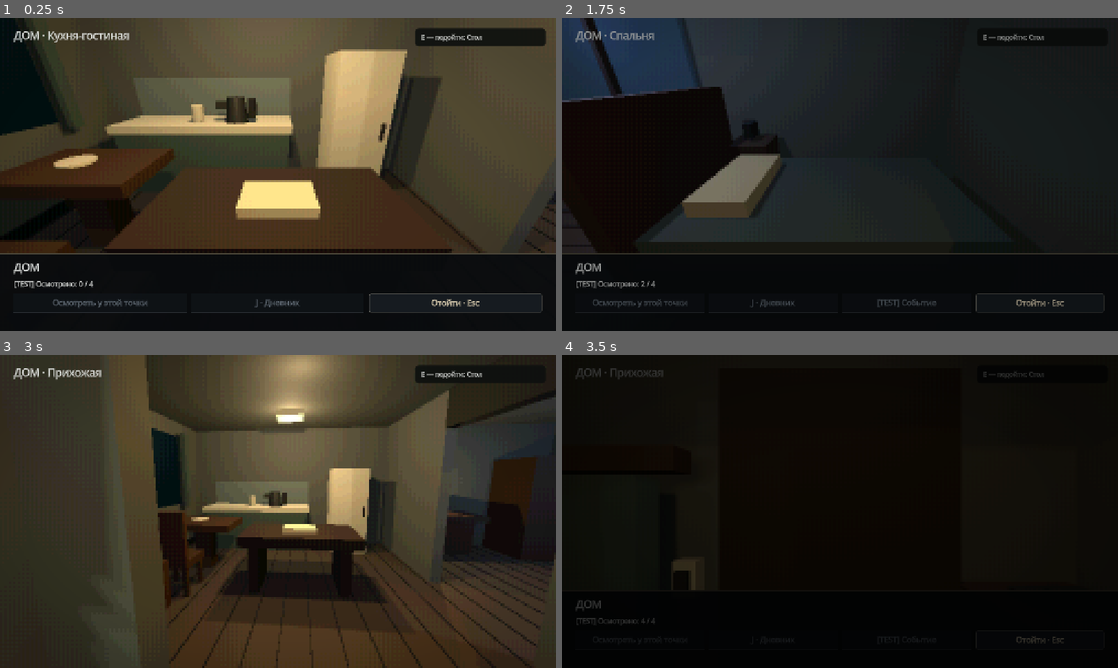
Above: before the commit, frames 1-4 (two rows, left to right).
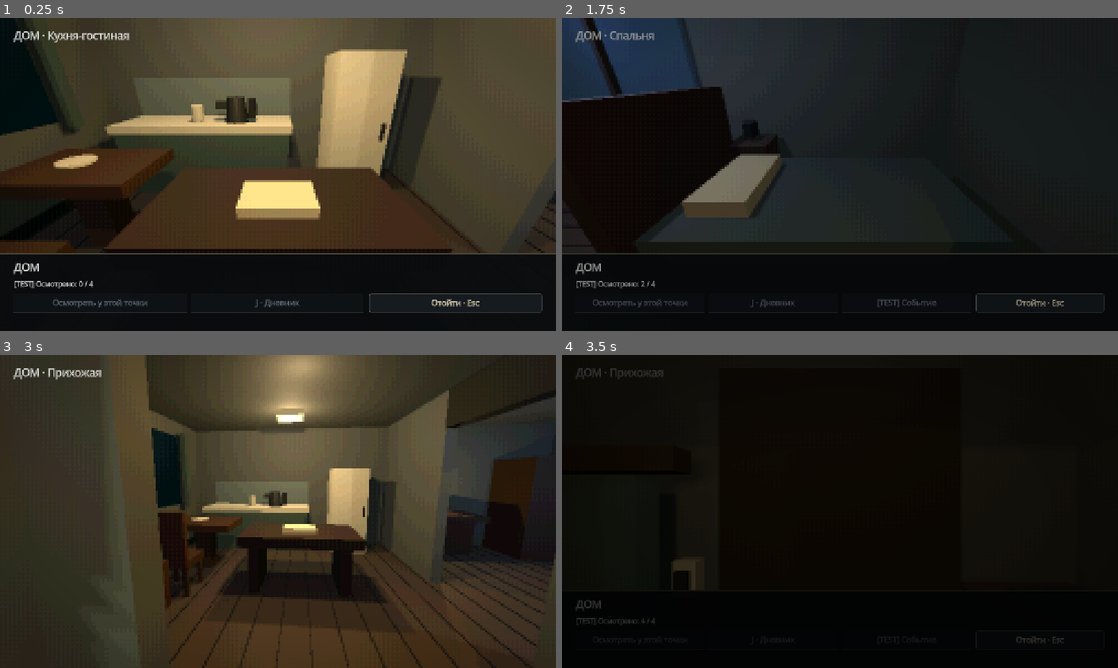
Above: after the commit, the same moments.

Repository: ZetMGC/Dark-Alone
Game: Godot game, scene res://tests/home_target_test.tscn
Two runs of this game, one before a commit and one after it. Both use one fixed random seed, a clock stepped at 60 frames per second and the inputs below. This scene is started directly instead of the project's main scene.
Inputs (mouse positions are in pixels of both pictures, inside the frame that each line leads up to):
- Up to frame 1 (0.25 s): no input
- Up to frame 2 (1.75 s): tap Enter at 0.5 s; move the mouse to (867, 174) at 0.52 s; hold W (move_forward) 0.53-1.25 s; hold E (interact) 0.53-1.25 s; click (867, 174) at 0.67 s; tap B (serve) at 0.8 s; drag from (728, 190) to (812, 237) at 1.27 s
- Up to frame 3 (3 s): move the mouse to (333, 442) at 2.02 s; hold D (move_right) 2.03-2.75 s; tap F at 2.1 s; click (333, 442) at 2.17 s; tap 1 at 2.3 s; drag from (250, 574) to (111, 464) at 2.77 s
- Up to frame 4 (3.5 s): no input

The runs differ from the first frame. In frame 1, 1.3% of the frame differs, in the area x 74-99%, y 3-10%; in frame 2, 0.1%; in frame 3, 0.7%; in frame 4, less than 0.1%.

Commit message:
feat: bind passive information and contextual actions to objects

Diff:
--- /dev/null
+++ b/scenes/ui/context_bubble_style.tres
@@ -0,0 +1,17 @@
+[gd_resource type="StyleBoxFlat" format=3]
+
+[resource]
+bg_color = Color(0.075, 0.085, 0.09, 0.78)
+border_width_left = 1
+border_width_top = 1
+border_width_right = 1
+border_width_bottom = 1
+border_color = Color(0.64, 0.6, 0.5, 0.55)
+corner_radius_top_left = 10
+corner_radius_top_right = 10
+corner_radius_bottom_left = 10
+corner_radius_bottom_right = 10
+content_margin_left = 18.0
+content_margin_right = 18.0
+content_margin_top = 12.0
+content_margin_bottom = 12.0
--- a/scenes/ui/dialogue_bubble_panel.tscn
+++ b/scenes/ui/dialogue_bubble_panel.tscn
@@ -2,6 +2,8 @@
 
 [ext_resource type="PackedScene" path="res://scenes/ui/dialogue_panel.tscn" id="1"]
 [ext_resource type="Script" path="res://scripts/ui/dialogue_bubble_panel.gd" id="2"]
+
+[ext_resource type="StyleBox" path="res://scenes/ui/context_bubble_style.tres" id="context_style"]
 
 [sub_resource type="SystemFont" id="SpeechRegular"]
 font_names = PackedStringArray("Arial", "Noto Sans", "DejaVu Sans")
@@ -28,21 +30,6 @@
 content_margin_top = 7.0
 content_margin_bottom = 7.0
 
-[sub_resource type="StyleBoxFlat" id="SpeechStyle"]
-bg_color = Color(0.075, 0.085, 0.09, 0.78)
-border_width_left = 1
-border_width_top = 1
-border_width_right = 1
-border_width_bottom = 1
-border_color = Color(0.64, 0.6, 0.5, 0.55)
-corner_radius_top_left = 10
-corner_radius_top_right = 10
-corner_radius_bottom_left = 10
-corner_radius_bottom_right = 10
-content_margin_left = 18.0
-content_margin_right = 18.0
-content_margin_top = 12.0
-content_margin_bottom = 12.0
 
 [node name="DialoguePanel" instance=ExtResource("1")]
 script = ExtResource("2")
@@ -51,7 +38,7 @@
 unique_name_in_owner = true
 visible = false
 mouse_filter = 2
-theme_override_styles/panel = SubResource("SpeechStyle")
+theme_override_styles/panel = ExtResource("context_style")
 
 [node name="Content" type="VBoxContainer" parent="Screen/VoiceBubble"]
 layout_mode = 2
--- a/scripts/home/home_exploration.gd
+++ b/scripts/home/home_exploration.gd
@@ -20,8 +20,10 @@
 var house: Node3D
 var _house_inspection: bool = false
 @onready var _notice = preload("res://scripts/ui/notice_bubble.gd").new()
+@onready var object_context = preload("res://scripts/ui/object_context_bubble.gd").new()
 var _feedback: Label
 var _feedback_remaining: float = 0
+var feedback_target: Interactable3D
 
 @onready var rig: AnchorCamera = $AnchorCamera
 @onready var interaction: InteractionController = $InteractionController
@@ -51,12 +53,14 @@
 		state = shared_state
 	state.changed.connect(_refresh)
 	interaction.configure(rig.view)
+	$HomeHUD/Screen.add_child(object_context)
+	if free_roam:
+		object_context.configure(interaction, rig.view)
 	if free_roam and not _configure_surfaces():
 		return false
 	interaction.prompt_changed.connect(func(text: String) -> void:
 		%Prompt.text = text
-		if not text.is_empty():
-			_notice.show_hint(text, "interact")
+
 	)
 	rig.transition_started.connect(func(_from: StringName, _to: StringName) -> void: _refresh())
 	rig.anchor_reached.connect(func(_id: StringName) -> void: _refresh())
@@ -117,6 +121,10 @@
 	return _inspection != &"" or _event != &"" or _house_inspection
 
 
+func house_information_allowed() -> bool:
+	return _world_enabled()
+
+
 func house_actions_allowed() -> bool:
 	return _world_enabled() and not (rig as FreeRoamCamera).focus_active
 
@@ -131,9 +139,9 @@
 
 
 func house_feedback(text: String) -> void:
-	if is_instance_valid(_feedback):
-		_feedback.text = text
-		_feedback_remaining = 4.0
+	if is_instance_valid(feedback_target):
+		feedback_target.context_feedback = text
+		object_context.refresh_context()
 
 
 func _world_enabled() -> bool:
@@ -303,6 +311,8 @@
 func handle_input(event: InputEvent) -> bool:
 	if _session == null or _session.mode != NarrativeSession.HOME or event.is_echo() or not rig.view.is_current():
 		return false
+	if object_context.handle_input(event):
+		return true
 	if event.is_action_pressed("toggle_menu") and _has_inspection():
 		close_inspection(false)
 		return true
--- a/scripts/home/house_interior.gd
+++ b/scripts/home/house_interior.gd
@@ -71,8 +71,12 @@
 	target.collision_mask = 0
 	target.monitoring = false
 	target.caption = caption
-	target.action = action
+	target.action = func() -> void:
+		home.feedback_target = target
+		action.call()
+		home.feedback_target = null
 	var primary: Node3D = parts[0]
+	target.context_anchor = primary
 	target.allowed = func() -> bool: return home.house_actions_allowed() and home.rig.view.global_position.distance_to(primary.global_position) <= 2.5
 	add_child(target)
 	for part: Node3D in parts:
@@ -85,6 +89,11 @@
 
 func _inspect(id: String, parts: Array, title: String, text: String) -> void:
 	_bind(id, parts, func() -> String: return "осмотреть: " + title, func() -> void: home.show_house_inspection(title, text))
+	actions[id].context_title = title
+	actions[id].context_description = text.replace(" J — открыть дневник.", "")
+	actions[id].context_passive = true
+	var primary: Node3D = parts[0]
+	actions[id].allowed = func() -> bool: return home.house_information_allowed() and home.rig.view.global_position.distance_to(primary.global_position) <= 2.5
 
 
 func _light(id: String, position: Vector3, color: Color, energy: float) -> OmniLight3D:
--- a/scripts/home/targets/house_action_target.gd
+++ b/scripts/home/targets/house_action_target.gd
@@ -19,5 +19,5 @@
 
 
 func interact() -> void:
-	if is_available() and action.is_valid():
+	if not context_passive and is_available() and action.is_valid():
 		action.call()
--- a/scripts/interaction/interactable_3d.gd
+++ b/scripts/interaction/interactable_3d.gd
@@ -17,3 +17,26 @@
 
 func interact() -> void:
 	pass
+
+
+# Пассивные сведения не требуют команды и не изменяют игровой мир.
+var context_title: String = ""
+var context_description: String = ""
+var context_feedback: String = ""
+var context_passive: bool = false
+var context_anchor: Node3D
+
+func get_context_actions() -> Array[Dictionary]:
+	if context_passive or not is_available():
+		return []
+	var caption := get_prompt().trim_prefix("E — ").trim_prefix("E  ")
+	var result: Array[Dictionary] = []
+	if not caption.is_empty():
+		result.append({"id": &"interact", "text": caption})
+	return result
+
+func activate_context_action(id: StringName) -> bool:
+	if id != &"interact" or context_passive or not is_available():
+		return false
+	interact()
+	return true
--- a/scripts/interaction/interaction_controller.gd
+++ b/scripts/interaction/interaction_controller.gd
@@ -15,6 +15,7 @@
 var _surfaces: Dictionary = {}
 
 var _view: Camera3D
+var hit_position: Vector3 = Vector3.ZERO
 var _target: Interactable3D
 var _enabled: bool = true
 var _last_prompt: String = ""
@@ -86,6 +87,7 @@
 	var query := PhysicsRayQueryParameters3D.create(origin, end, 3)
 	query.collide_with_areas = true
 	var hit := _view.get_world_3d().direct_space_state.intersect_ray(query)
+	hit_position = hit.get("position", end)
 	var collider := hit.get("collider") as CollisionObject3D
 	var target := collider as Interactable3D
 	if target == null and is_instance_valid(collider) and _surfaces.has(collider.get_instance_id()):
--- a/scripts/main/main.gd
+++ b/scripts/main/main.gd
@@ -81,6 +81,8 @@
 		return
 	_configured = true
 	_interaction.configure(_rig.view)
+	if free_roam_enabled:
+		_hud.object_context.configure(_interaction, _rig.view)
 	if free_roam_enabled:
 		_interaction.reach = 3.0
 		_trigger.show_marker = false
@@ -206,6 +208,9 @@
 	# Поиск дневника получает буквы J/T/B, не игровые горячие клавиши.
 	if (get_viewport().gui_get_focus_owner() is LineEdit or get_viewport().gui_get_focus_owner() is TextEdit) and not event.is_action_pressed("toggle_menu"):
 		return
+	if free_roam_enabled and _session.mode == NarrativeSession.EXPLORATION and _hud.object_context.handle_input(event):
+		get_viewport().set_input_as_handled()
+		return
 	if is_instance_valid(_home) and _home.handle_input(event):
 		get_viewport().set_input_as_handled()
 		return
@@ -421,6 +426,7 @@
 	if not _configured or not _narrative_ready:
 		return
 	var exploration := _session.mode == NarrativeSession.EXPLORATION
+	_hud.object_context.enabled = exploration
 	var walking_dialogue := free_roam_enabled and _session.mode == NarrativeSession.DIALOGUE
 	var focused := free_roam_enabled and (_rig as FreeRoamCamera).focus_active
 	($DialoguePanel as DialogueBubblePanel).set_response_input_enabled(not focused and _session.mode == NarrativeSession.DIALOGUE)
--- a/scripts/ui/interaction_reticle.gd
+++ b/scripts/ui/interaction_reticle.gd
@@ -10,7 +10,7 @@
 		amount = 0.0
 		return
 	var target: Interactable3D = interaction.get_target() if is_instance_valid(interaction) else null
-	var active := is_instance_valid(target) and target.is_available()
+	var active := is_instance_valid(target) and target.is_available() and not target.context_passive
 	amount = lerpf(amount, 1.0 if active else 0.0, 1.0 - exp(-delta / 0.12))
 	queue_redraw()
 func _draw() -> void:
--- a/scripts/ui/navigation_hud.gd
+++ b/scripts/ui/navigation_hud.gd
@@ -11,6 +11,7 @@
 signal leave_workstation_requested
 
 @onready var _notice = preload("res://scripts/ui/notice_bubble.gd").new()
+@onready var object_context = preload("res://scripts/ui/object_context_bubble.gd").new()
 var _buttons: Dictionary = {}
 var _shift_number: int = 1
 var _free_roam: bool = false
@@ -27,6 +28,7 @@
 
 func _ready() -> void:
 	$Screen.add_child(_notice)
+	$Screen.add_child(object_context)
 	_prompt.hide()
 	for button in [%Resume, %OpenSettings, %SettingsBack, %Quit, %ResetPreferences, %ResetCamera, %NewGame]:
 		button.custom_minimum_size = Vector2(300, 40)
@@ -94,8 +96,7 @@
 
 func set_prompt(prompt: String) -> void:
 	_prompt.text = prompt
-	if not prompt.is_empty():
-		_notice.show_hint(prompt, "interact")
+
 
 
 func show_notice(message: String) -> void:
--- /dev/null
+++ b/scripts/ui/object_context_bubble.gd
@@ -0,0 +1,99 @@
+extends PanelContainer
+## Сведения и действия существуют лишь пока прицел держится на предмете.
+var interaction: InteractionController
+var camera: Camera3D
+var target: Interactable3D
+var enabled: bool = true
+var selected: int = 0
+var actions: Array[Dictionary] = []
+var text_label: Label
+
+func _ready() -> void:
+	mouse_filter = Control.MOUSE_FILTER_IGNORE
+	z_index = 20
+	custom_minimum_size.x = 280
+	add_theme_stylebox_override("panel", preload("res://scenes/ui/context_bubble_style.tres"))
+	text_label = Label.new()
+	text_label.autowrap_mode = TextServer.AUTOWRAP_WORD_SMART
+	text_label.mouse_filter = Control.MOUSE_FILTER_IGNORE
+	text_label.add_theme_font_size_override("font_size", 16)
+	text_label.add_theme_color_override("font_color", Color(0.86, 0.85, 0.79))
+	var font := SystemFont.new()
+	font.font_names = PackedStringArray(["Arial", "Noto Sans", "DejaVu Sans"])
+	font.multichannel_signed_distance_field = true
+	text_label.add_theme_font_override("font", font)
+	add_child(text_label)
+	hide()
+
+func configure(controller: InteractionController, view: Camera3D) -> void:
+	interaction = controller
+	camera = view
+
+func _process(_delta: float) -> void:
+	refresh_context()
+
+func refresh_context() -> void:
+	if not enabled or not is_instance_valid(interaction) or not is_instance_valid(camera) or not camera.is_current():
+		clear_context()
+		return
+	var current := interaction.get_target()
+	if not is_instance_valid(current) or not current.is_available():
+		clear_context()
+		return
+	if current != target:
+		if is_instance_valid(target):
+			target.context_feedback = ""
+		selected = 0
+	target = current
+	actions.assign(target.get_context_actions())
+	selected = clampi(selected, 0, maxi(0, actions.size() - 1))
+	var lines: PackedStringArray = []
+	if not target.context_title.is_empty():
+		lines.append(target.context_title)
+	if not target.context_description.is_empty():
+		lines.append(target.context_description)
+	if not target.context_feedback.is_empty():
+		lines.append(target.context_feedback)
+	for index in actions.size():
+		lines.append(("› " if index == selected else "   ") + "%d  %s" % [index + 1, actions[index].text])
+	if lines.is_empty():
+		clear_context()
+		return
+	var world := target.context_anchor.global_position if is_instance_valid(target.context_anchor) else interaction.hit_position
+	var viewport_size := get_viewport_rect().size
+	var point := camera.unproject_position(world)
+	if camera.is_position_behind(world) or not Rect2(Vector2.ZERO, viewport_size).has_point(point):
+		clear_context()
+		return
+	text_label.text = "\n".join(lines)
+	size = Vector2(280, 0)
+	position = (point + Vector2(20, -size.y * 0.5)).clamp(Vector2(12, 12), (viewport_size - size - Vector2(12, 12)).max(Vector2(12, 12)))
+	show()
+
+func clear_context() -> void:
+	if is_instance_valid(target):
+		target.context_feedback = ""
+	hide()
+	target = null
+	actions.clear()
+	selected = 0
+
+func handle_input(event: InputEvent) -> bool:
+	if not enabled or not is_visible_in_tree() or actions.is_empty() or event.is_echo():
+		return false
+	# Нельзя выполнить действие прежней цели после отведения взгляда.
+	if not is_instance_valid(target) or interaction.get_target() != target or not target.is_available():
+		clear_context()
+		return false
+	if event is InputEventMouseButton and event.pressed and event.button_index in [MOUSE_BUTTON_WHEEL_UP, MOUSE_BUTTON_WHEEL_DOWN]:
+		selected = posmod(selected + (-1 if event.button_index == MOUSE_BUTTON_WHEEL_UP else 1), actions.size())
+		return true
+	if event is InputEventKey and event.pressed:
+		var key: int = event.physical_keycode if event.physical_keycode != 0 else event.keycode
+		var index := selected if key == KEY_F else int(key - KEY_1)
+		if key != KEY_F and (key < KEY_1 or key > KEY_9):
+			return false
+		if index < 0 or index >= actions.size():
+			return false
+		return target.activate_context_action(StringName(actions[index].id))
+	return false
--- a/scripts/ui/preparation/drink_workbench.gd
+++ b/scripts/ui/preparation/drink_workbench.gd
@@ -1045,7 +1045,7 @@
 	var title := str(info.title)
 	var width := clampf(_font.get_string_size(title, HORIZONTAL_ALIGNMENT_LEFT, -1, 16).x + 28, 180, 360)
 	var position := (point + Vector2(18, 22)).clamp(Vector2(8, 8), DESIGN - Vector2(width + 8, 70))
-	draw_rect(Rect2(position, Vector2(width, 62)), Color(0.04, 0.05, 0.045, 0.94))
+	draw_style_box(preload("res://scenes/ui/context_bubble_style.tres"), Rect2(position, Vector2(width, 62)))
 	_text(position + Vector2(12, 23), title, Color(0.94, 0.88, 0.74), 16)
 	_text(position + Vector2(12, 47), "%d мл · Крепость %d%%" % [info.remaining_ml, info.strength * 100], Color(0.72, 0.74, 0.67), 14)
 
--- /dev/null
+++ b/tests/object_context_test.gd
@@ -0,0 +1,87 @@
+extends SceneTree
+class Target extends Interactable3D:
+	var calls: int = 0
+	func is_available() -> bool:
+		return true
+	func get_context_actions() -> Array[Dictionary]:
+		var result: Array[Dictionary] = []
+		if not context_passive:
+			result.append({"id": &"first", "text": "Включить"})
+			result.append({"id": &"second", "text": "Открыть"})
+		return result
+	func activate_context_action(id: StringName) -> bool:
+		if context_passive:
+			return false
+		calls += 1 if id == &"first" else 2
+		return true
+class Controller extends InteractionController:
+	var selected: Interactable3D
+	func get_target() -> Interactable3D:
+		return selected
+var checks: int = 0
+var failures: int = 0
+func _initialize() -> void:
+	run.call_deferred()
+func expect(value: bool, message: String) -> void:
+	checks += 1
+	if not value:
+		failures += 1
+		printerr("FAIL: " + message)
+func key(code: Key) -> InputEventKey:
+	var event := InputEventKey.new()
+	event.physical_keycode = code
+	event.pressed = true
+	return event
+func run() -> void:
+	var camera := Camera3D.new()
+	root.add_child(camera)
+	camera.make_current()
+	var controller := Controller.new()
+	root.add_child(controller)
+	controller.hit_position = Vector3(0,0,-2)
+	var target := Target.new()
+	root.add_child(target)
+	target.position = Vector3(0,0,-2)
+	target.context_title = "Часы"
+	target.context_description = "На циферблате 00:00."
+	var bubble = load("res://scripts/ui/object_context_bubble.gd").new()
+	root.add_child(bubble)
+	bubble.configure(controller, camera)
+	controller.selected = target
+	await process_frame
+	bubble.refresh_context()
+	expect(bubble.visible and bubble.text_label.text.contains("00:00"), "Object description follows current target")
+	target.context_anchor = target
+	var before: Vector2 = bubble.position
+	target.position.x = 0.25
+	bubble.refresh_context()
+	expect(bubble.position != before, "Bubble follows the object projection")
+	target.context_feedback = "Открыто"
+	bubble.refresh_context()
+	expect(bubble.text_label.text.contains("Открыто"), "Action feedback stays by object")
+	expect(bubble.actions.size() == 2, "Only target actions listed")
+	expect(bubble.handle_input(key(KEY_2)) and target.calls == 2, "Number activates corresponding action")
+	var wheel := InputEventMouseButton.new()
+	wheel.pressed = true
+	wheel.button_index = MOUSE_BUTTON_WHEEL_DOWN
+	expect(bubble.handle_input(wheel) and bubble.selected == 1, "Wheel chooses next action")
+	expect(bubble.handle_input(key(KEY_F)) and target.calls == 4, "F confirms selected action")
+	controller.selected = null
+	expect(not bubble.handle_input(key(KEY_F)) and target.calls == 4 and not bubble.visible, "Look-away rejects stale action and immediately hides bubble")
+	expect(target.context_feedback.is_empty(), "Look-away clears object feedback")
+	controller.selected = target
+	target.context_passive = true
+	bubble.refresh_context()
+	expect(bubble.visible and bubble.actions.is_empty(), "Passive information needs no action")
+	expect(not bubble.handle_input(key(KEY_1)) and target.calls == 4, "Passive read cannot change world")
+	bubble.enabled = false
+	expect(not bubble.handle_input(key(KEY_F)), "Disabled context cannot consume actions")
+	bubble.refresh_context()
+	expect(not bubble.visible, "Context hidden during modal modes")
+	bubble.enabled = true
+	camera.rotate_y(PI)
+	bubble.refresh_context()
+	expect(not bubble.visible, "Object behind camera cannot leave bubble on screen")
+	expect(bubble.mouse_filter == Control.MOUSE_FILTER_IGNORE, "Bubble does not capture pointer")
+	print("%s: object context, %d checks, %d failures" % ["PASS" if failures == 0 else "FAIL", checks, failures])
+	quit(0 if failures == 0 else 1)
--- a/tests/parallel/home/house_layout_test.gd
+++ b/tests/parallel/home/house_layout_test.gd
@@ -80,8 +80,10 @@
 	await _snap("04-bathroom")
 	await _use("HallSwitch", Vector3(-1.1, 0, 2.1), "HallSwitch")
 	_expect(not house.switches.HallSwitch and not house.get_node("HallLight").visible, "Switch turns hall light off")
-	await _key(KEY_E)
+	home.object_context.refresh_context()
+	await _key(KEY_F)
 	_expect(house.switches.HallSwitch, "Switch turns light back on")
+	await _snap("action-light")
 	await _use("Fridge", Vector3(-1.1, 0, -2.9), "FridgeHinge/FridgeDoor")
 	_expect(house.switches.Fridge and absf(house.get_node("FridgeHinge").rotation.y) > 1, "Fridge opens physically")
 	await _use("Fridge", Vector3(-1.1, 0, -2.9), "FridgeHinge/FridgeDoor")
@@ -133,11 +135,12 @@
 		["Toilet", Vector3(-3.7, 0, 1.65), "Toilet"],
 	]:
 		await _use(item[0], item[1], item[2])
-		_expect(home.get_node("%Inspection").visible and not home.interaction.try_interact(), "House inspection modal: " + item[0])
-		session.open_journal(true)
-		_expect(not home.close_inspection(true), "Cannot close hidden inspection")
-		session.close_journal()
-		_expect(home.close_inspection(true), "House inspection returns from journal and closes")
+		home.object_context.refresh_context()
+		_expect(not home.get_node("%Inspection").visible and home.object_context.visible, "Passive inspection stays by object: " + item[0])
+		_expect(not house.actions[item[0]].context_description.is_empty(), "Passive description available")
+		_expect(house.actions[item[0]].get_context_actions().is_empty(), "Passive view requires no action")
+		_expect(not home.close_inspection(true), "Passive view has no modal to close")
+		await _snap("info-" + item[0])
 	for item in [
 		["Wardrobe", Vector3(2.8, 0, -2.8), "WardrobeHinge/WardrobeDoor"],
 		["BathroomCabinet", Vector3(-3.65, 0, 1.8), "BathroomCabinetHinge/BathroomCabinetDoor"],
Not shown, added: scripts/ui/object_context_bubble.gd.uid
Not shown, added: tests/object_context_test.gd.uid
Not shown, changed: AGENTS.md
Not shown, changed: docs/ARCHITECTURE.md
Not shown, changed: docs/BACKLOG.md
Not shown, changed: docs/CONTRACTS.md
Not shown, changed: docs/HANDOFF.md
Not shown, changed: docs/STATUS.md
Not shown, changed: docs/TESTING.md
Not shown, added: docs/decisions/0038-object-bound-context.md
Not shown, added: docs/tasks/DA-077.md
Not shown, added: docs/worklog/2026-10-28-12-object-context.md
(and 1 more such lines)
